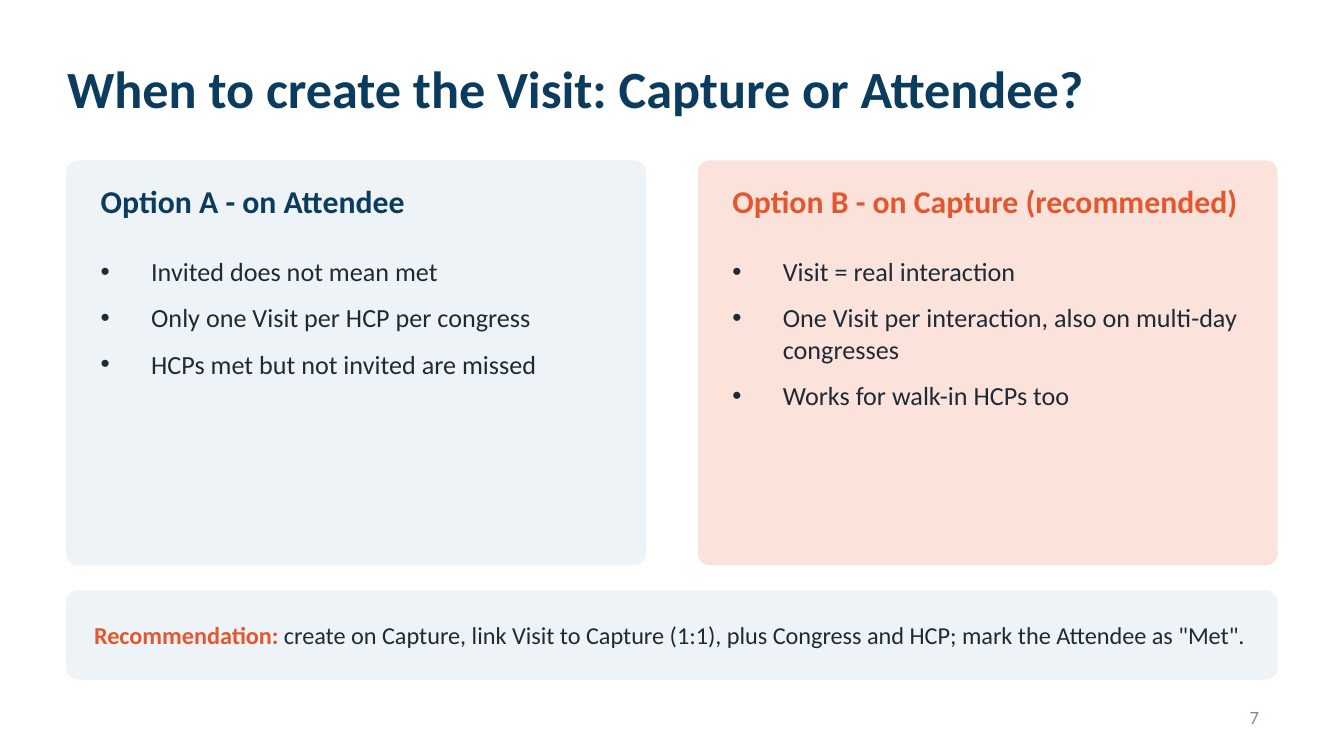
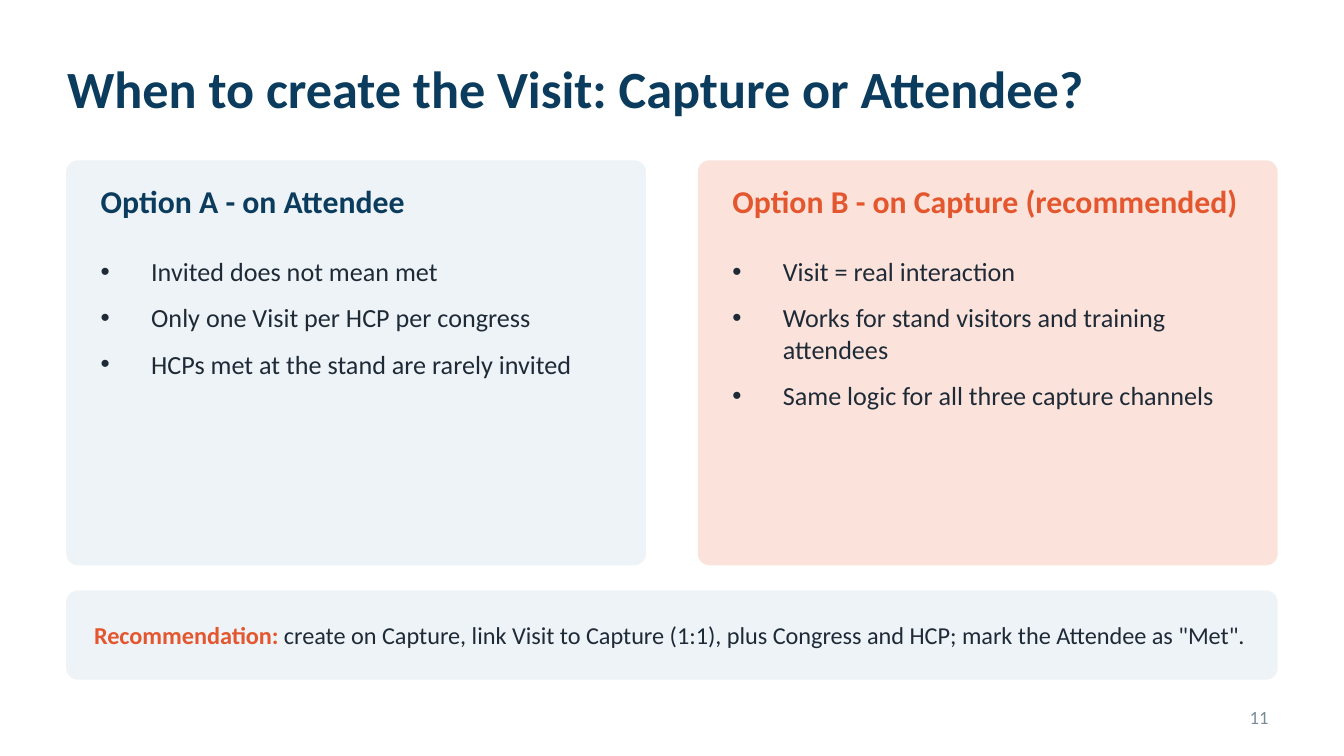
Before and after one commit to patrik8585/claude, a slide deck: slide 11 of slides/France_CBU_Congress_Solution.pptx (slide 7 before the commit). Drawn at 1344x756 pixels with LibreOffice and Linux fonts; fonts in the diff are those of the drawing. Boxes give left, top, right and bottom in pixels: in the first picture for what was removed or moved away, otherwise in the second. Text is boxed around its words. In the diff, an @@ line names an element or a change of style, - is before the commit and + after.

```diff
--- a/slides/France_CBU_Congress_Solution.pptx
+++ b/slides/France_CBU_Congress_Solution.pptx
@@ text at (783, 309, 1213, 410): text changed @@
-• One Visit per interaction, also on multi-day congresses
-• Works for walk-in HCPs too
+• Works for stand visitors and training attendees
+• Same logic for all three capture channels
@@ text at (151, 356, 571, 379): text changed @@
-• HCPs met but not invited are missed
+• HCPs met at the stand are rarely invited
@@ page number at (1250, 712, 1269, 724): text changed @@
-7
+11
```
Also in this commit, not shown: 8 other slides changed, 4 slides added.
